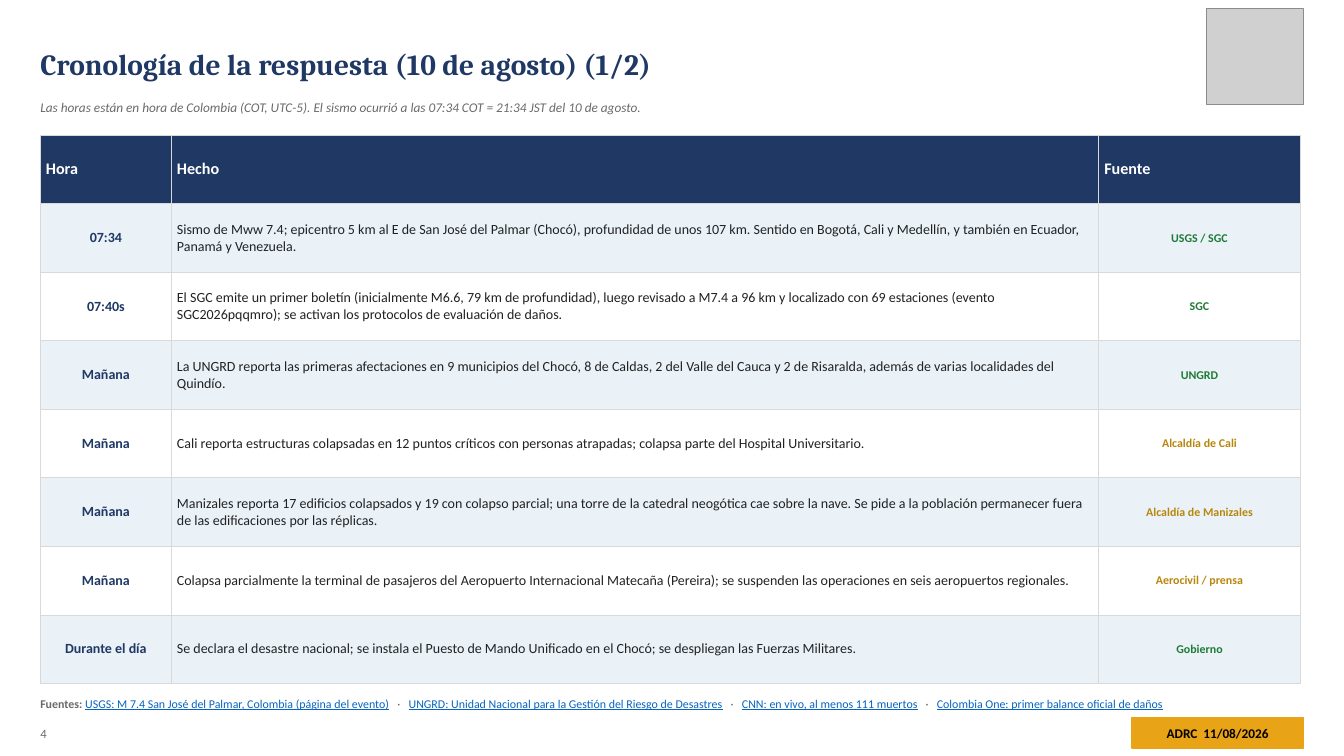
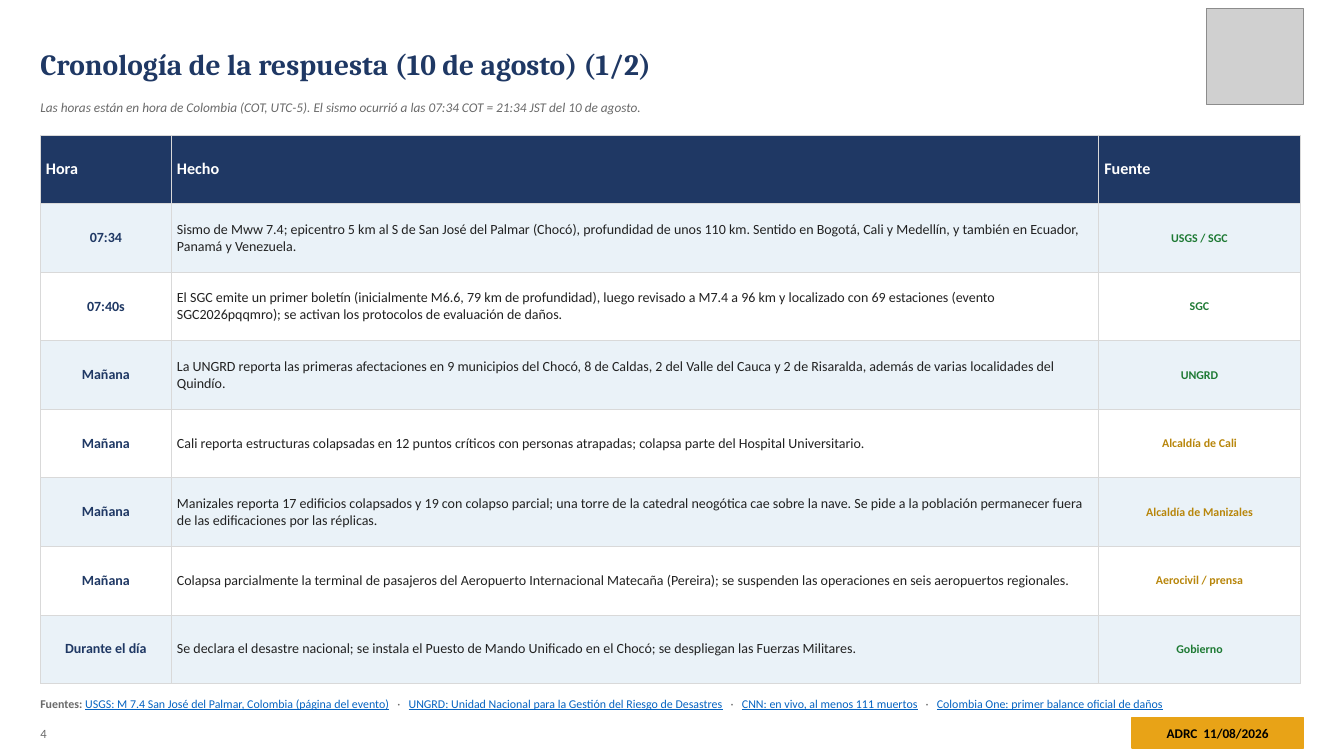
Before and after one commit to kochobi-max/whatsmap, a slide deck: slide 4 of reports/colombia_eq_20260810/output/ADRC_EQ_COL_Choco_20260810_ES.pptx. Drawn at 1344x756 pixels with LibreOffice and Linux fonts; fonts in the diff are those of the drawing; grey boxes stand for pictures. Boxes give left, top, right and bottom in pixels: in the first picture for what was removed or moved away, otherwise in the second. Text is boxed around its words. In the diff, an @@ line names an element or a change of style, - is before the commit and + after.

```diff
--- a/reports/colombia_eq_20260810/output/ADRC_EQ_COL_Choco_20260810_ES.pptx
+++ b/reports/colombia_eq_20260810/output/ADRC_EQ_COL_Choco_20260810_ES.pptx
@@ table at <box>40,135,1301,660</box> @@
-row 2, column 2: Sismo de Mww 7.4; epicentro 5 km al E de San José del Palmar (Chocó), profundidad de unos 107 km. Sentido en Bogotá, Cali y Medellín, y también en Ecuador, Panamá y Venezuela.
+row 2, column 2: Sismo de Mww 7.4; epicentro 5 km al S de San José del Palmar (Chocó), profundidad de unos 110 km. Sentido en Bogotá, Cali y Medellín, y también en Ecuador, Panamá y Venezuela.
```
Also in this commit, not shown: 23 other slides changed, 2 slides added, 39 other files.
